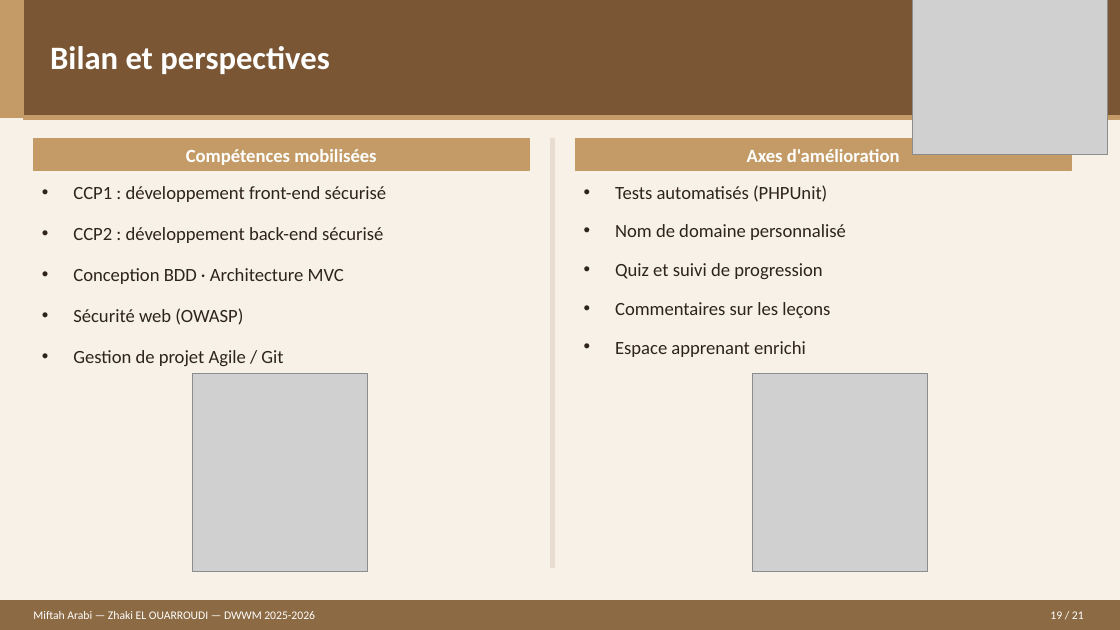
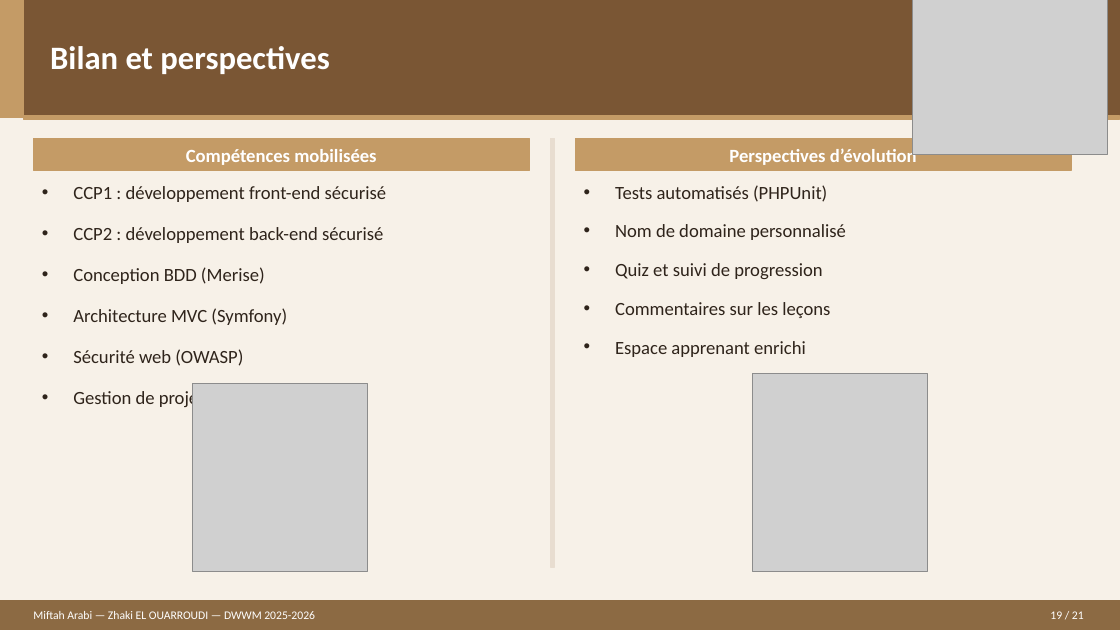
Before and after one commit to E-Zhaki/LIVRABLES-DWWM, a slide deck: slide 19 of SUPPORT DE PRESENTATION.pptx. Drawn at 1120x630 pixels with LibreOffice and Linux fonts; fonts in the diff are those of the drawing; grey boxes stand for pictures. Boxes give left, top, right and bottom in pixels: in the first picture for what was removed or moved away, otherwise in the second. Text is boxed around its words. In the diff, an @@ line names an element or a change of style, - is before the commit and + after.

```diff
--- a/SUPPORT DE PRESENTATION.pptx
+++ b/SUPPORT DE PRESENTATION.pptx
@@ text at (x1=729, y1=146, x2=917, y2=165): text changed @@
-Axes d'amélioration
+Perspectives d’évolution
@@ text at (x1=73, y1=267, x2=287, y2=325): text changed @@
-• Conception BDD · Architecture MVC
+• Conception BDD (Merise)
+• Architecture MVC (Symfony)
@@ picture resized from (x1=192, y1=373, x2=367, y2=571) to (x1=192, y1=383, x2=367, y2=571) @@
```
Also in this commit, not shown: 8 other slides changed.
